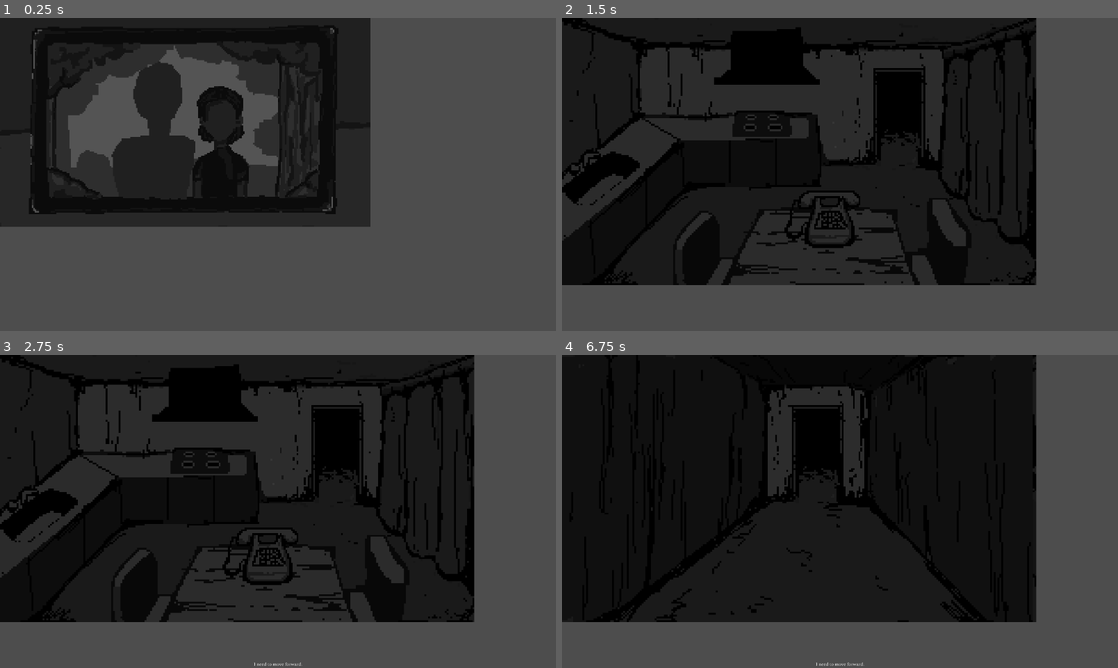
Above: before the commit, frames 1-4 (two rows, left to right).
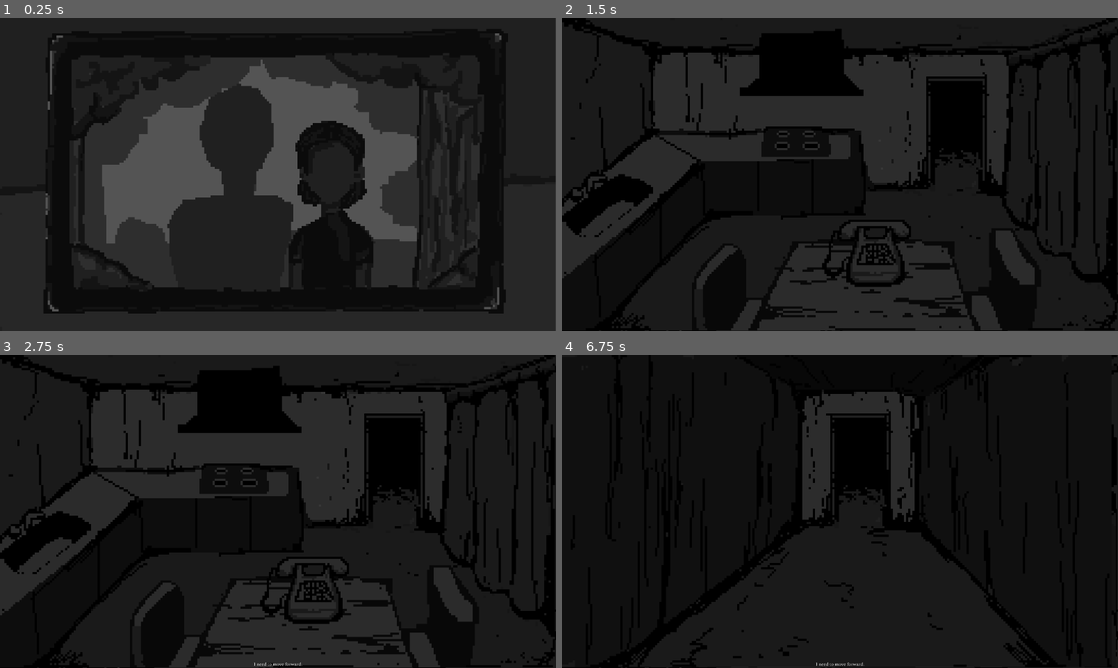
Above: after the commit, the same moments.

Repository: HypotheticalWhale/gamejai-0
Game: Godot game, scene res://StartScreen.tscn
Two runs of this game, one before a commit and one after it. Both use one fixed random seed, a clock stepped at 60 frames per second and the inputs below.
Inputs (mouse positions are in pixels of both pictures, inside the frame that each line leads up to; where the layout moved, square brackets give the same spot in the first picture):
- Up to frame 1 (0.25 s): no input
- Up to frame 2 (1.5 s): click (840, 177) [745, 124] at 0.5 s; tap Enter at 1.25 s; move the mouse to (962, 158) at 1.27 s; hold Up (ui_up) from 1.28 s (still down); click (962, 158) at 1.42 s
- Up to frame 3 (2.75 s): tap Space at 2 s; move the mouse to (166, 527) at 2.02 s; release Up (ui_up) at 2.03 s
- Up to frame 4 (6.75 s): tap Enter at 2.75, 4.25 s; move the mouse to (895, 442) at 2.77 s; hold Up (ui_up) 2.78-4.28 s; tap Space at 3.5, 5 s; move the mouse to (812, 574) at 3.52 s; click (812, 574) at 3.67 s; move the mouse to (1006, 558) at 4.27 s; move the mouse to (673, 464) at 5.02 s; move the mouse to (867, 511) at 5.77 s; click (867, 511) at 5.92 s; move the mouse to (756, 433) at 6.52 s; hold Up (ui_up) from 6.53 s (still down)

The runs differ from the first frame. In frame 1, 71% of the frame differs, in the area x 0-100%, y 0-100%; in frame 2, 50%; in frame 3, 50%; in frame 4, 35%.

Commit message:
feature: i help your willpower

Diff:
--- a/Scenes/BaseScreen.tscn
+++ b/Scenes/BaseScreen.tscn
@@ -9,6 +9,8 @@
 anchors_preset = 15
 anchor_right = 1.0
 anchor_bottom = 1.0
+offset_right = 2402.0
+offset_bottom = 1351.0
 grow_horizontal = 2
 grow_vertical = 2
 scale = Vector2(0.8, 0.8)
--- a/Scenes/Bedroom.tscn
+++ b/Scenes/Bedroom.tscn
@@ -160,8 +160,8 @@
 text = "not solved"
 
 [node name="TextureRect" parent="." index="1"]
-offset_right = 2048.0
-offset_bottom = 1152.0
+offset_right = 2392.0
+offset_bottom = 1345.0
 texture = ExtResource("13_t6n27")
 
 [node name="ShowPicture" type="Button" parent="." index="2"]
--- a/Scenes/Corridor.tscn
+++ b/Scenes/Corridor.tscn
@@ -8,6 +8,6 @@
 script = ExtResource("2_xlkp1")
 
 [node name="TextureRect" parent="." index="0"]
-offset_right = 2048.0
-offset_bottom = 1152.0
+offset_right = 2393.0
+offset_bottom = 1346.0
 texture = ExtResource("2_we05l")
--- a/Scenes/Kitchen.tscn
+++ b/Scenes/Kitchen.tscn
@@ -76,8 +76,8 @@
 script = ExtResource("2_pbq7o")
 
 [node name="TextureRect" parent="." index="0"]
-offset_right = 2048.0
-offset_bottom = 1152.0
+offset_right = 2396.0
+offset_bottom = 1347.0
 texture = ExtResource("3_57t66")
 
 [node name="PhoneButtonPress" type="AudioStreamPlayer2D" parent="." index="1"]
--- a/Scenes/Livingroom.tscn
+++ b/Scenes/Livingroom.tscn
@@ -8,8 +8,7 @@
 script = ExtResource("2_c4cuy")
 
 [node name="TextureRect" parent="." index="0"]
-offset_right = 2048.0
-offset_bottom = 1152.0
+offset_bottom = 1351.0
 texture = ExtResource("2_nttdi")
 
 [node name="Node2D" type="Area2D" parent="." index="1"]
--- a/Scenes/MidCorridor.tscn
+++ b/Scenes/MidCorridor.tscn
@@ -6,6 +6,6 @@
 [node name="Screen3" instance=ExtResource("1_dyjbl")]
 
 [node name="TextureRect" parent="." index="0"]
-offset_right = 2048.0
-offset_bottom = 1152.0
+offset_right = 2391.0
+offset_bottom = 1345.0
 texture = ExtResource("2_7jym2")
--- a/StartScreen.tscn
+++ b/StartScreen.tscn
@@ -31,17 +31,17 @@
 
 [node name="TextureRect" type="TextureRect" parent="."]
 layout_mode = 0
-offset_right = 2132.0
-offset_bottom = 1202.0
-scale = Vector2(0.6, 0.6)
+offset_right = 2399.0
+offset_bottom = 1360.0
+scale = Vector2(0.8, 0.8)
 texture = ExtResource("1_d4clo")
 
 [node name="Button" type="Button" parent="."]
 layout_mode = 0
 offset_left = 5.0
 offset_top = 14.0
-offset_right = 1274.0
-offset_bottom = 722.0
+offset_right = 1913.0
+offset_bottom = 1091.0
 theme_override_styles/focus = SubResource("StyleBoxEmpty_d4clo")
 theme_override_styles/disabled_mirrored = SubResource("StyleBoxEmpty_mqr7l")
 theme_override_styles/disabled = SubResource("StyleBoxEmpty_t2adt")
Not shown: 1 places in Main.tscn that only renumber resources
Not shown: 1 places in Scenes/MidCorridor.tscn that only renumber resources
Binary file added: Screens/Title.png
Not shown, added: Screens/Title.png.import
Not shown, changed: export_presets.cfg
Not shown, changed: .DS_Store
